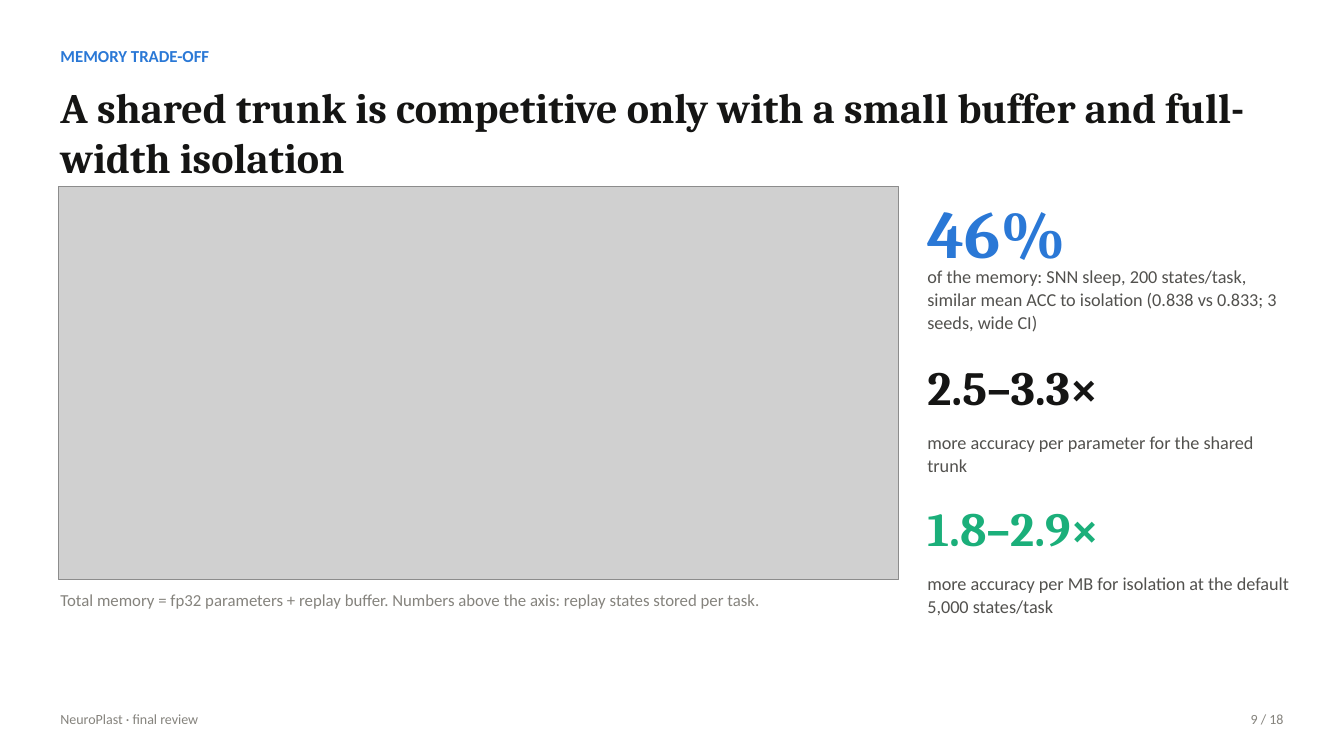
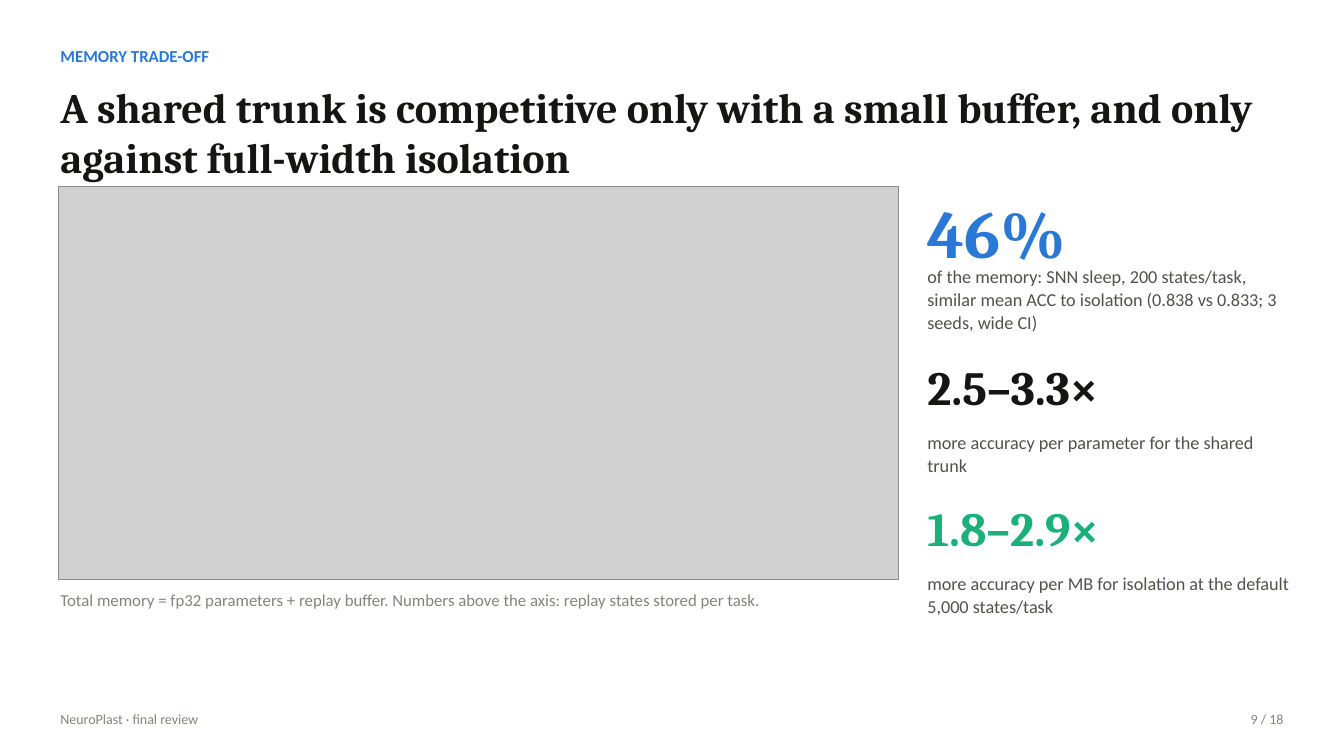
Before and after one commit to VT69/NeuroPlast, a slide deck: slide 9 of presentation/NeuroPlast_final_review.pptx. Drawn at 1344x756 pixels with LibreOffice and Linux fonts; fonts in the diff are those of the drawing; grey boxes stand for pictures. Boxes give left, top, right and bottom in pixels: in the first picture for what was removed or moved away, otherwise in the second. Text is boxed around its words. In the diff, an @@ line names an element or a change of style, - is before the commit and + after.

Commit message:
Last fixes: headlines say 'in final accuracy or forgetting'; slide 9 and slide 1 titles; XLand-MiniGrid reference confirmed

```diff
--- a/presentation/NeuroPlast_final_review.pptx
+++ b/presentation/NeuroPlast_final_review.pptx
@@ text at bbox=[60, 93, 1252, 183]: text changed @@
-A shared trunk is competitive only with a small buffer and full-width isolation
+A shared trunk is competitive only with a small buffer, and only against full-width isolation
```
Also in this commit, not shown: 3 other slides changed, 5 other files.
